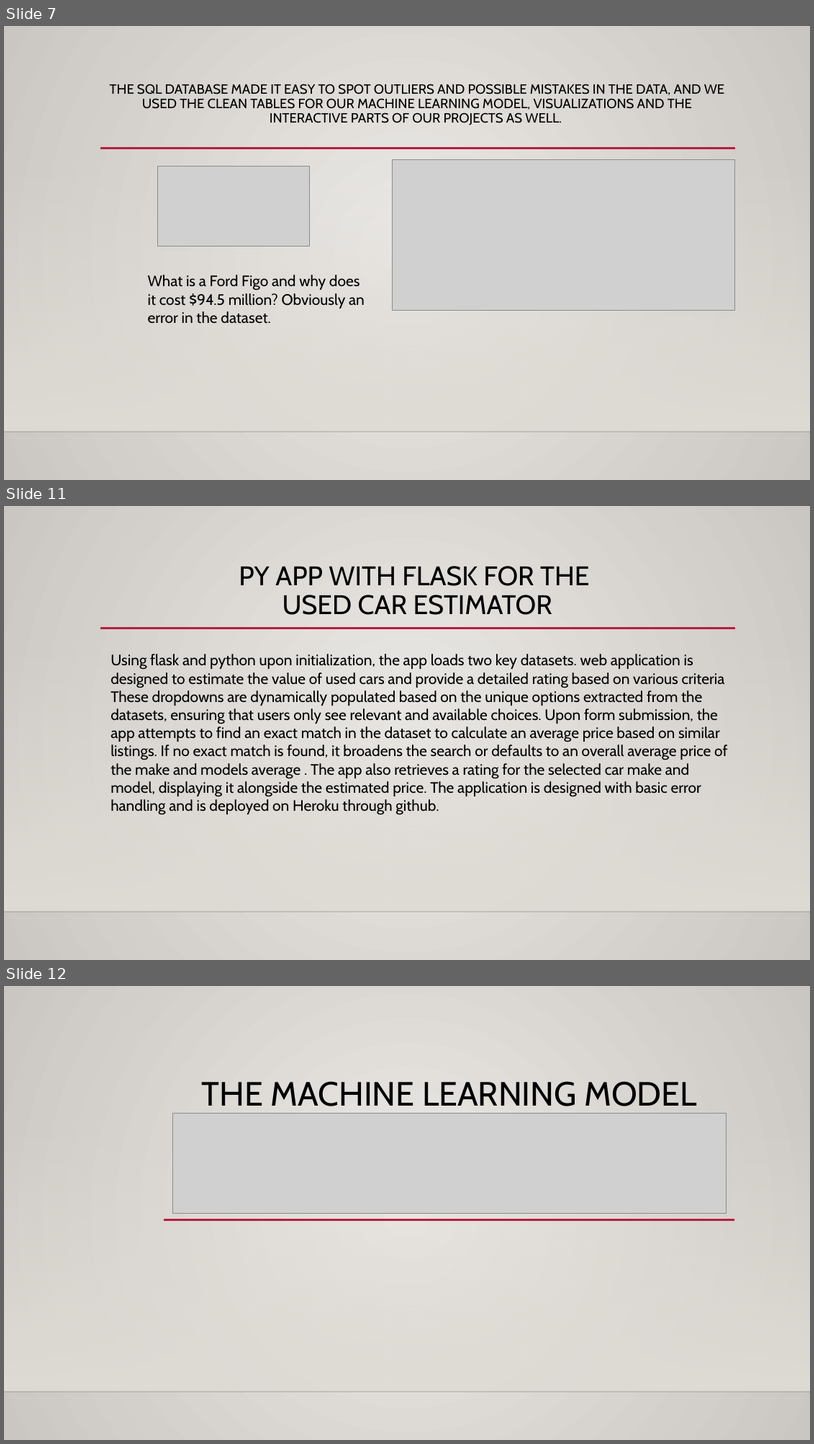
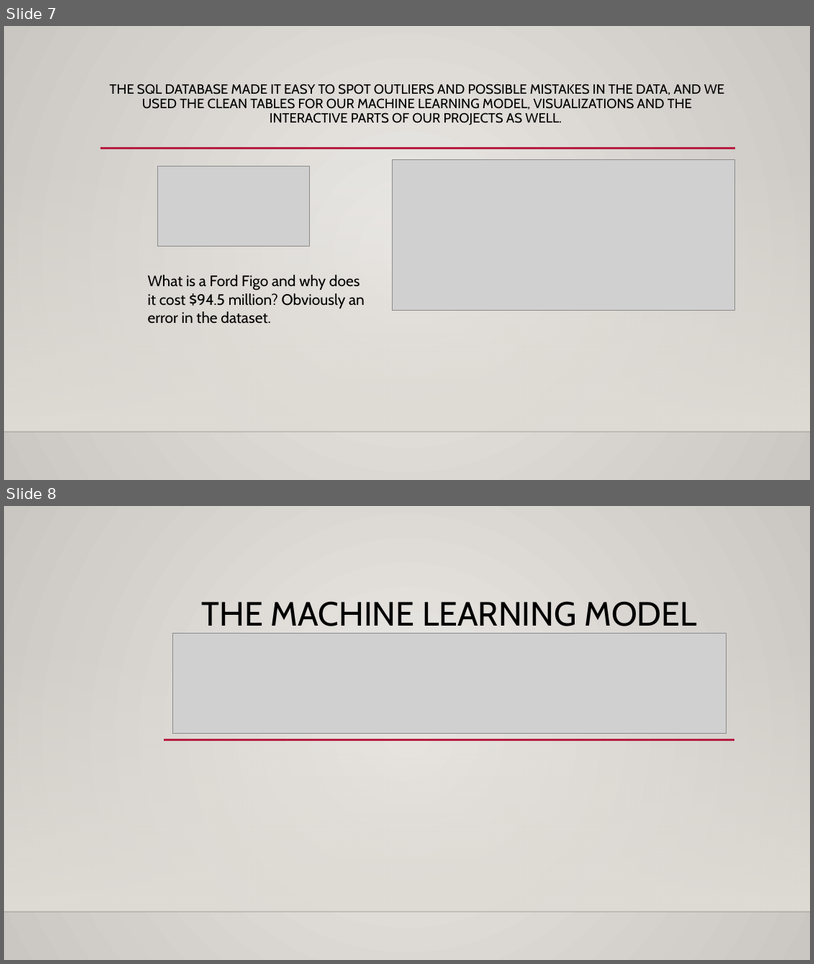
Before and after one commit to colinroberts-data-analytics-portfolio/project4, a slide deck: Project 4 – Car pricing predictor master.pptx. Shown one above the other, each under a label of ours: slides 7, 11 and 12 before the commit, slides 7 and 8 after it; the slides between them are not shown. The pictures are 814x1444 and 814x964 pixels, drawn with LibreOffice and Linux fonts; fonts in the diff are those of the drawing; grey boxes stand for pictures; background and template pictures are left out. Boxes give left, top, right and bottom in pixels: in the first picture for what was removed or moved away, otherwise in the second. Text is boxed around its words. In the diff, an @@ line names an element or a change of style, - is before the commit and + after.

```diff
--- a/Project 4 – Car pricing predictor master.pptx
+++ b/Project 4 – Car pricing predictor master.pptx
@@ slide 11 removed at (4, 506, 810, 960), background gradient #ECEAE7 to #CAC7C1; not listed: 3 template elements that a slide beside it also shows @@
@@ title removed at (239, 566, 589, 615) @@
-PY APP WITH FLASK FOR THE
-USED CAR ESTIMATOR
@@ text removed at (111, 654, 728, 815) @@
-Using flask and python upon initialization, the app loads two key datasets. web application is designed to estimate the value of used cars and provide a detailed rating based on various criteria These dropdowns are dynamically populated based on the unique options extracted from the datasets, ensuring that users only see relevant and available choices. Upon form submission, the app attempts to find an exact match in the dataset to calculate an average price based on similar listings. If no exact match is found, it broadens the search or defaults to an overall average price of the make and models average . The app also retrieves a rating for the selected car make and model, displaying it alongside the estimated price. The application is designed with basic error handling and is deployed on Heroku through github.
@@ what was slide 12 is now slide 8 @@
```
Also in this commit, not shown: 3 other slides removed.
